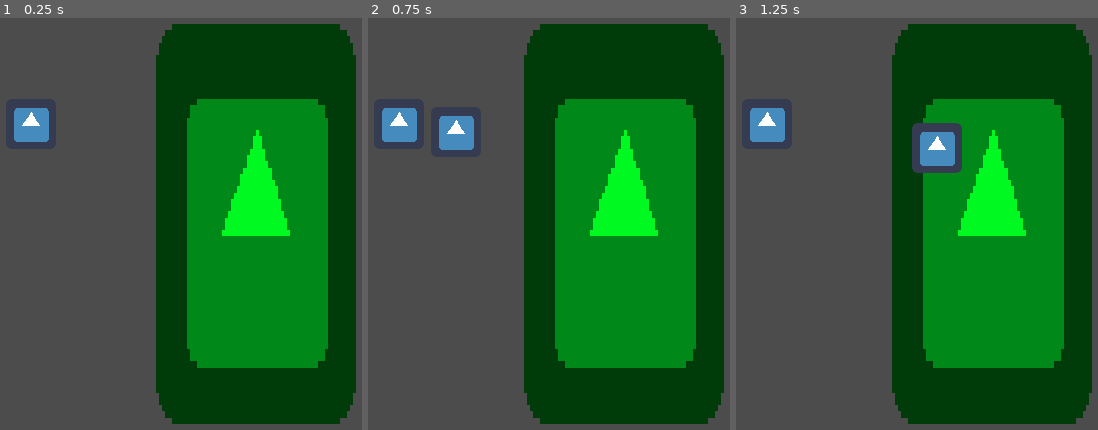
Above: before the commit, frames 1-3 (left to right).
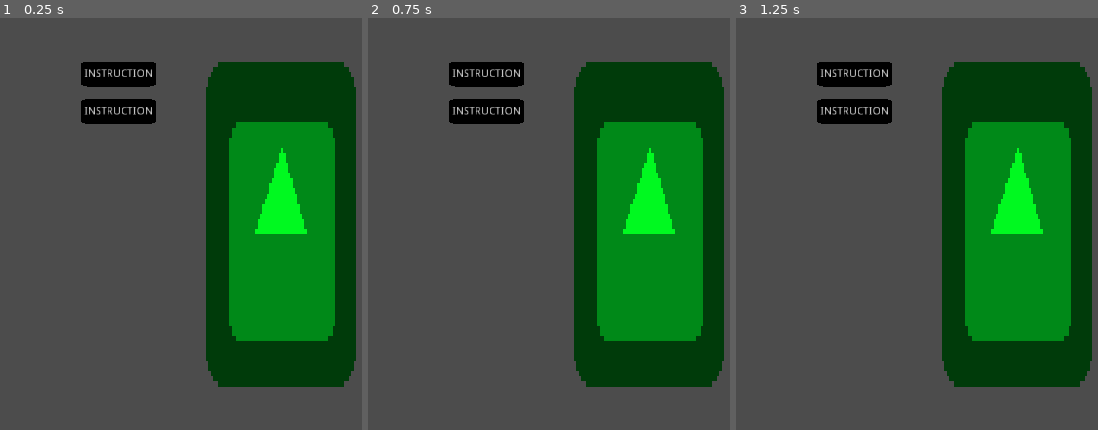
Above: after the commit, the same moments.

Repository: Jev-git/Godot-HumanResourceMachine
Game: Godot game, scene res://Scenes/Room.tscn
Same seed, same stepped clock (60 frames per second), same inputs: the game is played once before the commit and once after it. The engine's default icon, where the game draws it, is replaced by a stand-in: a white triangle on a blue panel in a dark square.
Inputs (mouse positions are in pixels of both pictures, inside the frame that each line leads up to):
- Up to frame 1 (0.25 s): no input
- Up to frame 2 (0.75 s): tap Enter at 0.5 s; drag from (400, 125) to (570, 149) at 0.52 s
- Up to frame 3 (1.25 s): no input

The runs differ from the first frame. In frame 1, 35% of the frame differs, in the area x 3-99%, y 1-99%; in frame 2, 36%; in frame 3, 34%.

Commit message:
+ Able to create placeholder for new instruction

Diff:
--- /dev/null
+++ b/Scenes/Instructions/InboxInstruction.tscn
@@ -0,0 +1,15 @@
+[gd_scene load_steps=2 format=2]
+
+[ext_resource path="res://Scenes/Instructions/Instruction.tscn" type="PackedScene" id=1]
+
+[node name="InboxInstruction" instance=ExtResource( 1 )]
+
+[node name="Sprite" parent="." index="0"]
+scale = Vector2( 1, 0.5 )
+
+[node name="Label" parent="." index="1"]
+margin_right = 64.0
+text = "INBOX"
+
+[node name="CollisionShape2D" parent="." index="2"]
+position = Vector2( 32, 16 )
--- a/Scenes/Instruction.tscn
+++ b/Scenes/Instructions/Instruction.tscn
@@ -4,20 +4,29 @@
 [ext_resource path="res://Scripts/Instruction.gd" type="Script" id=2]
 
 [sub_resource type="RectangleShape2D" id=1]
-extents = Vector2( 32, 32 )
+extents = Vector2( 48, 16 )
 
 [node name="Instruction" type="Area2D"]
 script = ExtResource( 2 )
-__meta__ = {
-"_edit_group_": true
-}
 
 [node name="Sprite" type="Sprite" parent="."]
+modulate = Color( 0, 0, 0, 1 )
+scale = Vector2( 1.5, 0.5 )
 texture = ExtResource( 1 )
+centered = false
+
+[node name="Label" type="Label" parent="."]
+margin_right = 96.0
+margin_bottom = 32.0
+custom_colors/font_color = Color( 1, 1, 1, 1 )
+text = "INSTRUCTION"
+align = 1
+valign = 1
+__meta__ = {
+"_edit_use_anchors_": false
+}
 
 [node name="CollisionShape2D" type="CollisionShape2D" parent="."]
 visible = false
+position = Vector2( 48, 16 )
 shape = SubResource( 1 )
-
-[node name="PreviewSprite" type="Sprite" parent="."]
-texture = ExtResource( 1 )
--- /dev/null
+++ b/Scenes/Instructions/OutboxInstruction.tscn
@@ -0,0 +1,15 @@
+[gd_scene load_steps=2 format=2]
+
+[ext_resource path="res://Scenes/Instructions/Instruction.tscn" type="PackedScene" id=1]
+
+[node name="OutboxInstruction" instance=ExtResource( 1 )]
+
+[node name="Sprite" parent="." index="0"]
+scale = Vector2( 1.25, 0.5 )
+
+[node name="Label" parent="." index="1"]
+margin_right = 80.0
+text = "OUTBOX"
+
+[node name="CollisionShape2D" parent="." index="2"]
+position = Vector2( 40, 16 )
--- a/Scenes/Room.tscn
+++ b/Scenes/Room.tscn
@@ -1,18 +1,32 @@
-[gd_scene load_steps=3 format=2]
+[gd_scene load_steps=4 format=2]
 
-[ext_resource path="res://Scenes/Instruction.tscn" type="PackedScene" id=1]
+[ext_resource path="res://Scenes/SourceInstruction.tscn" type="PackedScene" id=1]
 [ext_resource path="res://icon.png" type="Texture" id=2]
+[ext_resource path="res://Scripts/SolutionArea.gd" type="Script" id=3]
 
 [node name="Room" type="Node2D"]
 
-[node name="Instruction" parent="." instance=ExtResource( 1 )]
-position = Vector2( 128, 256 )
-
-[node name="SolutionArea" type="Sprite" parent="." groups=[
+[node name="SolutionArea" type="Node2D" parent="." groups=[
 "SolutionArea",
 ]]
+position = Vector2( 448, 384 )
+script = ExtResource( 3 )
+
+[node name="Sprite" type="Sprite" parent="SolutionArea"]
 modulate = Color( 0, 0.980392, 0.129412, 1 )
-position = Vector2( 416, 384 )
-scale = Vector2( 4, 8 )
+position = Vector2( -1.90735e-05, 0 )
+scale = Vector2( 3, 6.5 )
 z_index = -10
+z_as_relative = false
 texture = ExtResource( 2 )
+
+[node name="Instructions" type="Node2D" parent="SolutionArea"]
+position = Vector2( -96, -208 )
+
+[node name="SourceInstructions" type="Node2D" parent="."]
+position = Vector2( 192, 176 )
+
+[node name="SourceInstruction" parent="SourceInstructions" instance=ExtResource( 1 )]
+
+[node name="SourceInstruction2" parent="SourceInstructions" instance=ExtResource( 1 )]
+position = Vector2( 0, 48 )
--- /dev/null
+++ b/Scenes/SourceInstruction.tscn
@@ -0,0 +1,54 @@
+[gd_scene load_steps=5 format=2]
+
+[ext_resource path="res://icon.png" type="Texture" id=1]
+[ext_resource path="res://Scripts/SourceInstruction.gd" type="Script" id=2]
+[ext_resource path="res://Scenes/Instructions/Instruction.tscn" type="PackedScene" id=3]
+
+[sub_resource type="RectangleShape2D" id=1]
+extents = Vector2( 48, 16 )
+
+[node name="SourceInstruction" type="Area2D"]
+script = ExtResource( 2 )
+__meta__ = {
+"_edit_group_": true
+}
+m_psInstruction = ExtResource( 3 )
+
+[node name="Sprite" type="Sprite" parent="."]
+modulate = Color( 0, 0, 0, 1 )
+scale = Vector2( 1.5, 0.5 )
+texture = ExtResource( 1 )
+centered = false
+
+[node name="Label" type="Label" parent="."]
+margin_right = 96.0
+margin_bottom = 32.0
+text = "INSTRUCTION"
+align = 1
+valign = 1
+__meta__ = {
+"_edit_use_anchors_": false
+}
+
+[node name="CollisionShape2D" type="CollisionShape2D" parent="."]
+visible = false
+position = Vector2( 48, 16 )
+shape = SubResource( 1 )
+
+[node name="Preview" type="Node2D" parent="."]
+
+[node name="Sprite" type="Sprite" parent="Preview"]
+modulate = Color( 0, 0, 0, 1 )
+scale = Vector2( 1.5, 0.5 )
+texture = ExtResource( 1 )
+centered = false
+
+[node name="Label" type="Label" parent="Preview"]
+margin_right = 96.0
+margin_bottom = 32.0
+text = "INSTRUCTION"
+align = 1
+valign = 1
+__meta__ = {
+"_edit_use_anchors_": false
+}
--- a/Scripts/Instruction.gd
+++ b/Scripts/Instruction.gd
@@ -1,30 +1,28 @@
 extends Area2D
+class_name Instruction
 
 onready var m_bIsDragging: bool = false
 var m_vGrabOffset: Vector2
 
-onready var m_nPreviewSprite: Sprite = $PreviewSprite
-onready var m_nSolutionArea: Sprite = get_tree().get_nodes_in_group("SolutionArea")[0]
-var m_rSolutionAreaRect: Rect2
+onready var m_nSolutionArea: Node2D = get_tree().get_nodes_in_group("SolutionArea")[0]
 
-func _ready():
-	var vSolutionAreaSize: Vector2 = m_nSolutionArea.texture.get_size() * m_nSolutionArea.scale
-	var vSolutionAreaPos: Vector2 = m_nSolutionArea.position - vSolutionAreaSize / 2
-	m_rSolutionAreaRect = Rect2(vSolutionAreaPos, vSolutionAreaSize)
+signal dropped
 
 func _input_event(viewport, event, shape_idx):
 	if event is InputEventMouseButton:
 		if event.is_pressed():
 			m_bIsDragging = true
-			m_vGrabOffset = get_global_mouse_position() - global_position
+			m_vGrabOffset = get_global_mouse_position() - position
 
 func _input(event):
 	if event is InputEventMouseButton:
-		if !event.is_pressed():
+		if !event.is_pressed() and m_bIsDragging:
 			m_bIsDragging = false
-			if !m_rSolutionAreaRect.has_point(get_global_mouse_position()):
-				m_nPreviewSprite.global_position = position
+			if !m_nSolutionArea.get_rect().has_point(get_global_mouse_position()):
+				queue_free()
+			else:
+				emit_signal("dropped")
 
 func _process(delta):
 	if m_bIsDragging:
-		m_nPreviewSprite.global_position = get_global_mouse_position() - m_vGrabOffset
+		position = get_global_mouse_position() - m_vGrabOffset
--- /dev/null
+++ b/Scripts/SolutionArea.gd
@@ -0,0 +1,42 @@
+extends Node2D
+
+export var m_iSpaceBetweenInstructions: int = 48
+
+onready var m_nSourceInstructions: Node2D = get_parent().get_node("SourceInstructions")
+onready var m_nInstructions: Node2D = $Instructions
+var m_rSolutionAreaRect: Rect2
+var m_nDraggingSourceInstruction: SourceInstruction
+
+func _ready():
+	var vSolutionAreaSize: Vector2 = $Sprite.texture.get_size() * $Sprite.scale
+	var vSolutionAreaPos: Vector2 = position - vSolutionAreaSize / 2
+	m_rSolutionAreaRect = Rect2(vSolutionAreaPos, vSolutionAreaSize)
+
+	for nSrcIns in m_nSourceInstructions.get_children():
+		nSrcIns.connect("started_dragging", self, "_on_source_instruction_started_dragging")
+		nSrcIns.connect("dropped", self, "_on_source_instruction_dropped")
+
+func _process(delta):
+	if m_nDraggingSourceInstruction:
+		var vMousePos: Vector2 = get_global_mouse_position()
+		if m_rSolutionAreaRect.has_point(vMousePos):
+			var iPlaceHolderIndex: int = (vMousePos.y - m_nInstructions.global_position.y) / m_iSpaceBetweenInstructions
+			for iInstruction in range(m_nInstructions.get_child_count()):
+				if iInstruction < iPlaceHolderIndex:
+					m_nInstructions.get_child(iInstruction).position.y = iInstruction * m_iSpaceBetweenInstructions
+				else:
+					m_nInstructions.get_child(iInstruction).position.y = (iInstruction + 1) * m_iSpaceBetweenInstructions
+
+func _on_source_instruction_started_dragging(_nSourceInstruction: SourceInstruction):
+	m_nDraggingSourceInstruction = _nSourceInstruction
+
+func _on_source_instruction_dropped():
+	if m_rSolutionAreaRect.has_point(get_global_mouse_position()):
+		_add_instruction(m_nDraggingSourceInstruction.m_psInstruction)
+	m_nDraggingSourceInstruction.reset_preview_node()
+	m_nDraggingSourceInstruction = null
+
+func _add_instruction(_psInstruction: PackedScene):
+	var nInstruction: Instruction = _psInstruction.instance()
+	nInstruction.position = Vector2(0, m_nInstructions.get_child_count() * m_iSpaceBetweenInstructions)
+	m_nInstructions.add_child(nInstruction)
--- /dev/null
+++ b/Scripts/SourceInstruction.gd
@@ -0,0 +1,32 @@
+extends Area2D
+class_name SourceInstruction
+
+export var m_psInstruction: PackedScene
+
+onready var m_bIsDragging: bool = false
+var m_vGrabOffset: Vector2
+
+onready var m_nPreviewNode: Node2D = $Preview
+
+signal started_dragging(_self)
+signal dropped
+
+func _input_event(viewport, event, shape_idx):
+	if event is InputEventMouseButton:
+		if event.is_pressed():
+			m_bIsDragging = true
+			m_vGrabOffset = get_global_mouse_position() - global_position
+			emit_signal("started_dragging", self)
+
+func _input(event):
+	if event is InputEventMouseButton:
+		if !event.is_pressed() and m_bIsDragging:
+			m_bIsDragging = false
+			emit_signal("dropped")
+
+func _process(delta):
+	if m_bIsDragging:
+		m_nPreviewNode.global_position = get_global_mouse_position() - m_vGrabOffset
+
+func reset_preview_node():
+	m_nPreviewNode.global_position = global_position
--- a/project.godot
+++ b/project.godot
@@ -7,6 +7,22 @@
 ;   param=value ; assign values to parameters
 
 config_version=4
+
+_global_script_classes=[ {
+"base": "Area2D",
+"class": "Instruction",
+"language": "GDScript",
+"path": "res://Scripts/Instruction.gd"
+}, {
+"base": "Area2D",
+"class": "SourceInstruction",
+"language": "GDScript",
+"path": "res://Scripts/SourceInstruction.gd"
+} ]
+_global_script_class_icons={
+"Instruction": "",
+"SourceInstruction": ""
+}
 
 [application]
 
Not shown, changed: readme.md
